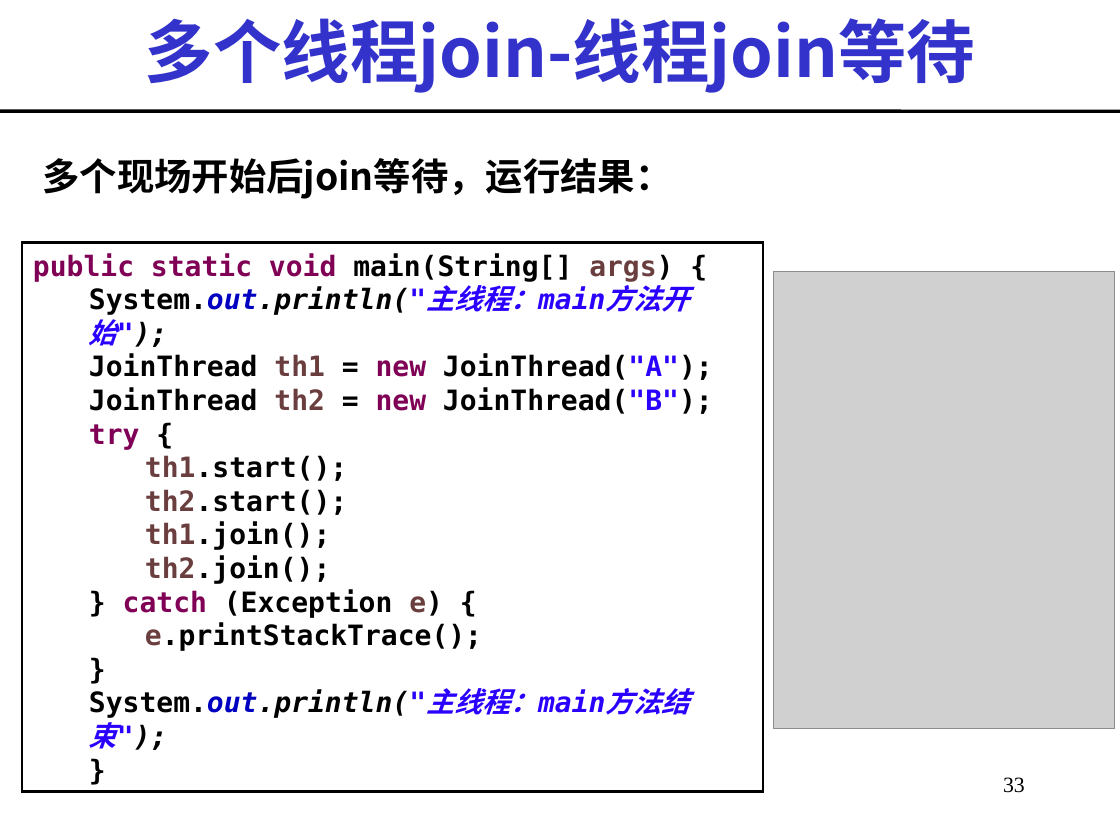
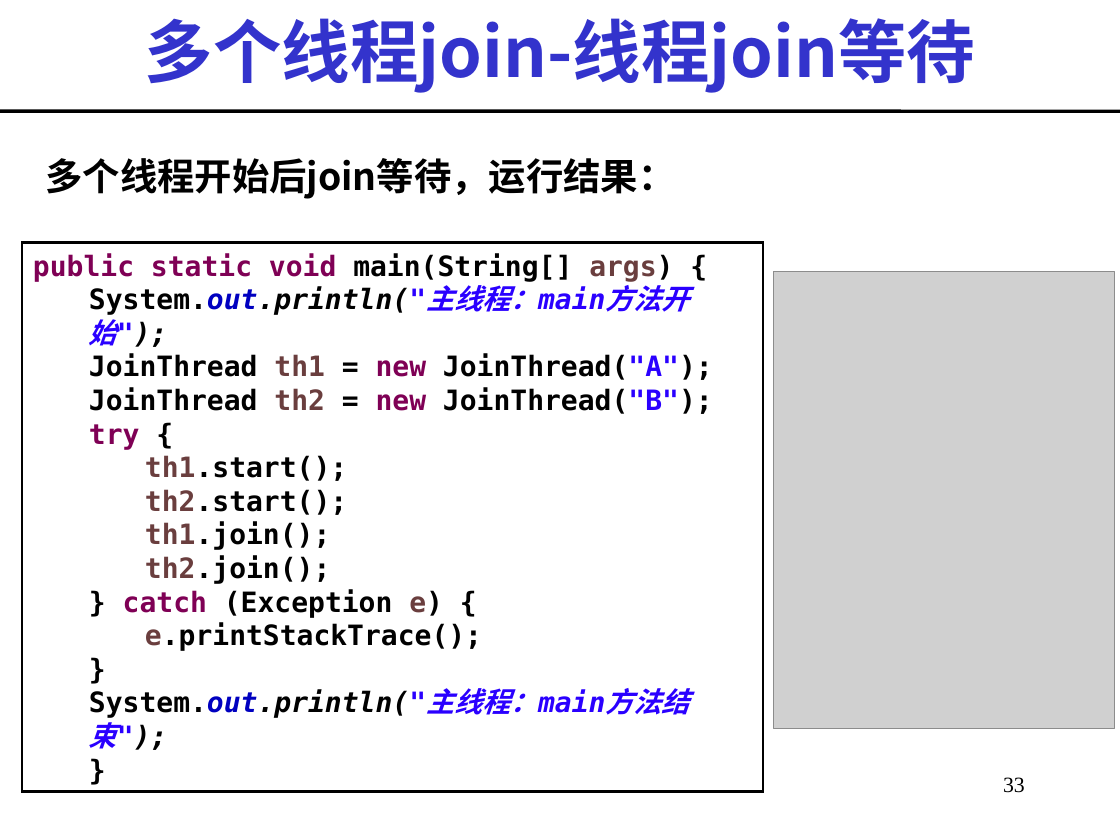
Before and after one commit to imwyw/Java, a slide deck: slide 33 of PPT/javaCh09_多线程.ppt. Drawn at 1120x840 pixels with LibreOffice and Linux fonts; fonts in the diff are those of the drawing; grey boxes stand for pictures. Boxes give left, top, right and bottom in pixels: in the first picture for what was removed or moved away, otherwise in the second. Text is boxed around its words. In the diff, an @@ line names an element or a change of style, - is before the commit and + after.

```diff
--- a/PPT/javaCh09_多线程.ppt
+++ b/PPT/javaCh09_多线程.ppt
@@ text at <box>45,158,675,199</box>: text changed @@
-多个现场开始后join等待，运行结果：
+多个线程开始后join等待，运行结果：
```
